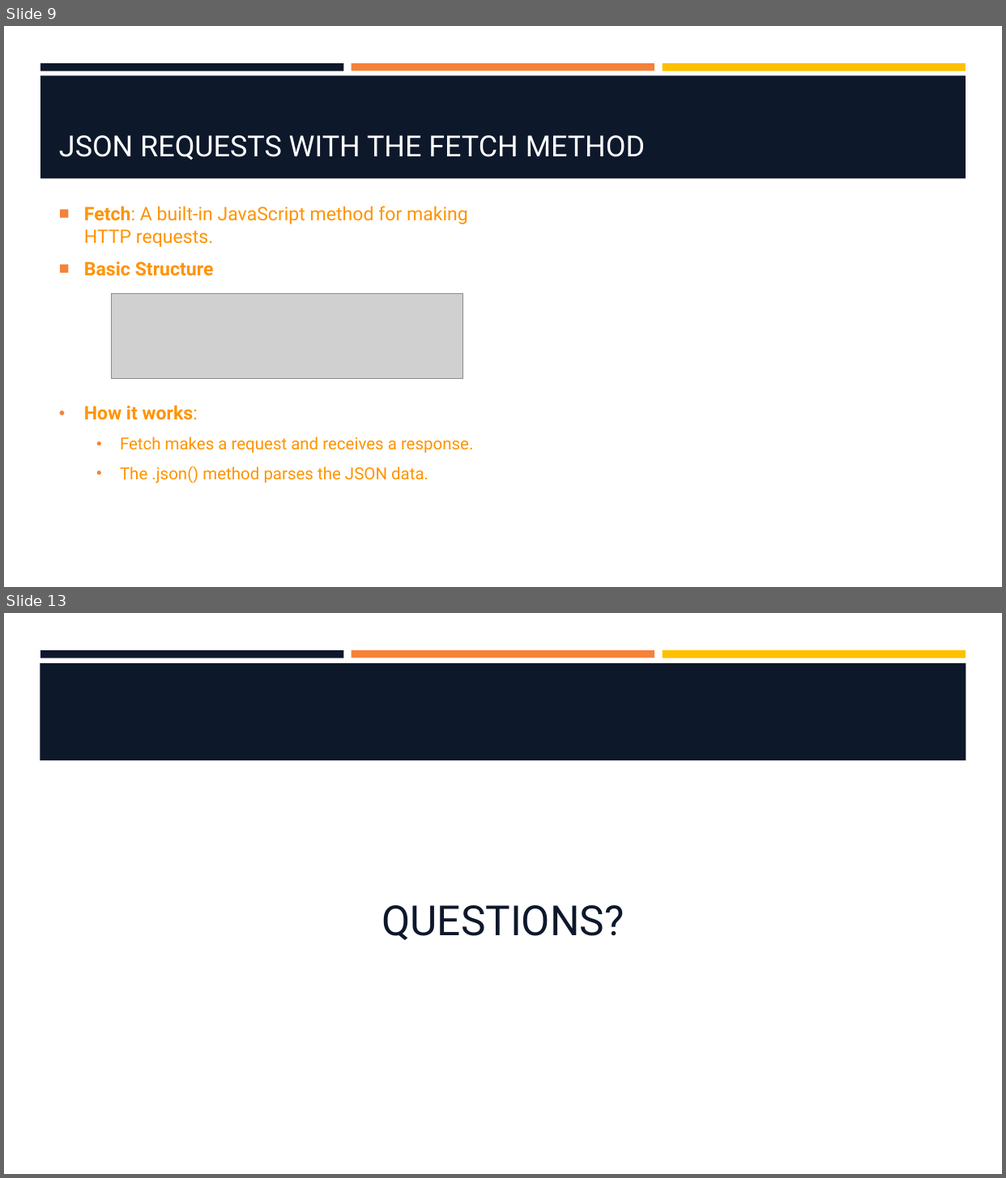
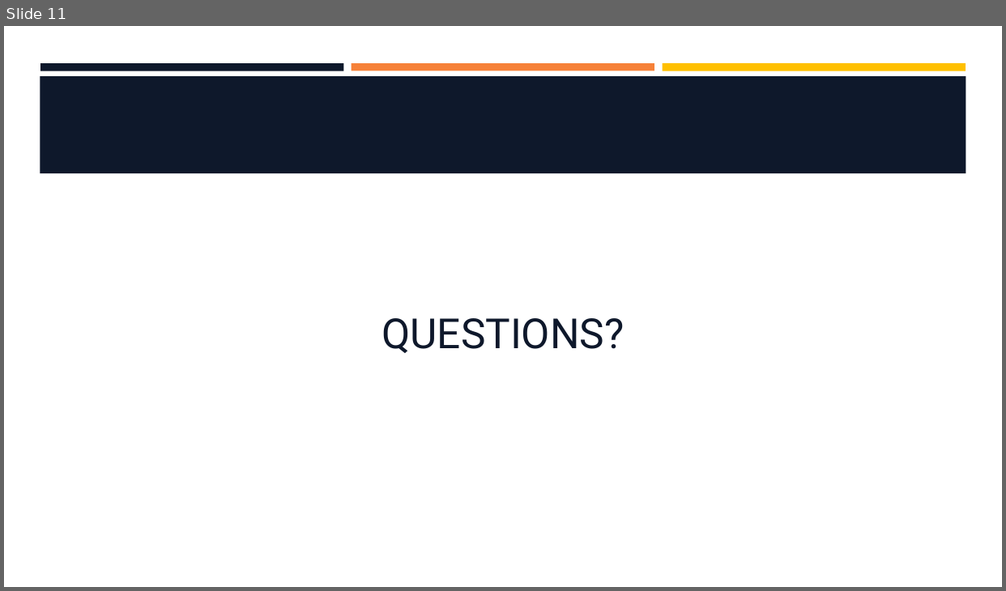
Before and after one commit to hawkeye1900/SBC-Sept24, a slide deck: week-9/W9-S2-Style-and-State/W9-S2-Style-and-State.pptx. Shown one above the other, each under a label of ours: slides 9 and 13 before the commit, slide 11 after it; the slides between them are not shown. The pictures are 1006x1178 and 1006x591 pixels, drawn with LibreOffice and Linux fonts; fonts in the diff are those of the drawing; grey boxes stand for pictures; background and template pictures are left out. Boxes give left, top, right and bottom in pixels: in the first picture for what was removed or moved away, otherwise in the second. Text is boxed around its words. In the diff, an @@ line names an element or a change of style, - is before the commit and + after.

```diff
--- a/week-9/W9-S2-Style-and-State/W9-S2-Style-and-State.pptx
+++ b/week-9/W9-S2-Style-and-State/W9-S2-Style-and-State.pptx
@@ slide 9 removed at [4,26,1002,587], background #FFFFFF; not listed: 3 template elements that a slide beside it also shows @@
@@ rectangle removed at [40,75,966,179] @@
@@ title removed at [59,135,645,160] @@
-JSON REQUESTS WITH THE FETCH METHOD
@@ text removed at [84,206,473,484] @@
-■ Fetch: A built-in JavaScript method for making HTTP requests.
-■ Basic Structure
-• How it works:
-  • Fetch makes a request and receives a response.
-  • The .json() method parses the JSON data.
@@ picture removed at [112,294,463,379] @@
@@ what was slide 13 is now slide 11 @@
```
Also in this commit, not shown: 3 slides changed, 7 slides added, 8 other slides removed.
